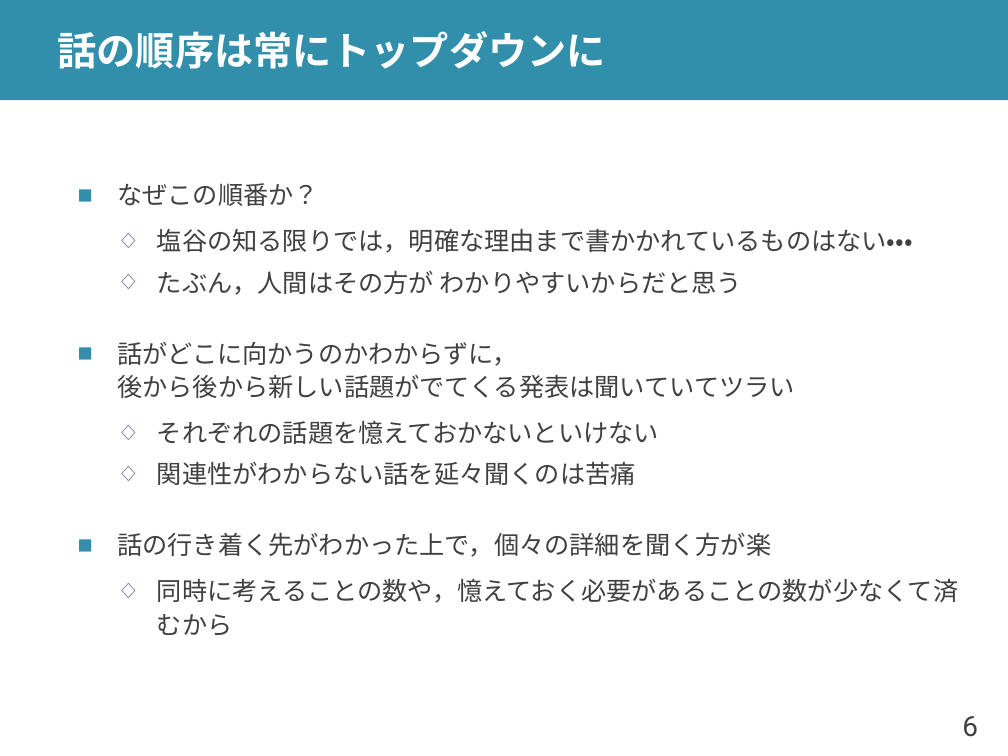
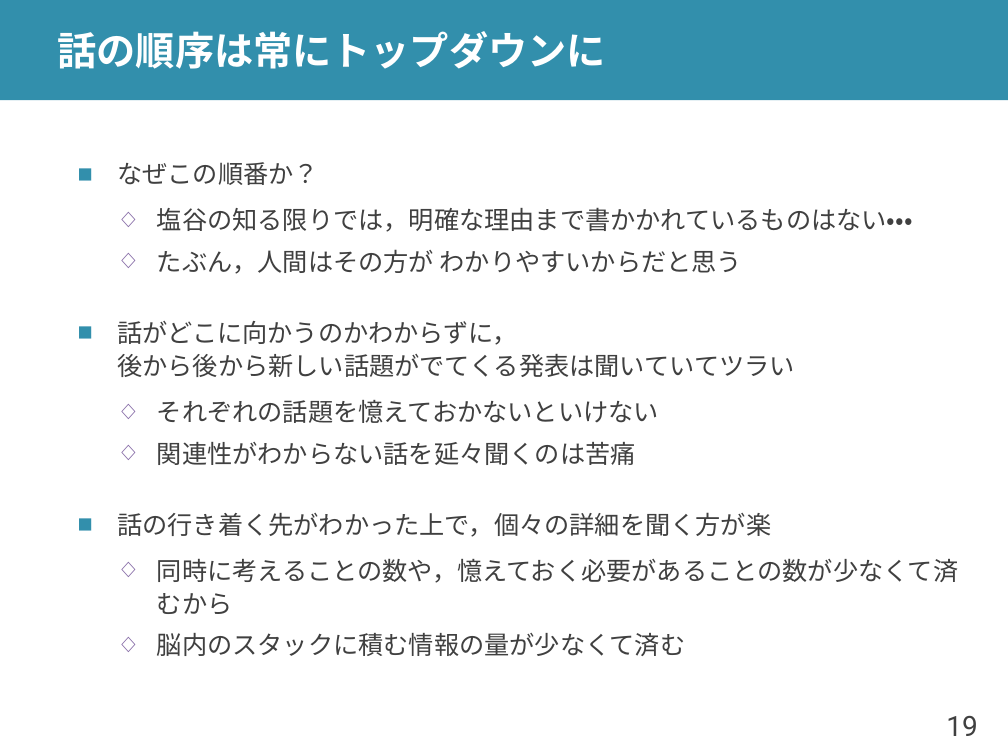
Before and after one commit to shioya-lab/how-to, a slide deck: slide 19 of slide.pptx (slide 6 before the commit). Drawn at 1008x756 pixels with LibreOffice and Linux fonts; fonts in the diff are those of the drawing. Boxes give left, top, right and bottom in pixels: in the first picture for what was removed or moved away, otherwise in the second. Text is boxed around its words. In the diff, an @@ line names an element or a change of style, - is before the commit and + after.

```diff
--- a/slide.pptx
+++ b/slide.pptx
@@ text at (157, 633, 685, 656): paragraph added @@
+  ◇ 脳内のスタックに積む情報の量が少なくて済む
@@ page number at (946, 716, 977, 736): text changed @@
-6
+19
```
Also in this commit, not shown: 12 other slides changed, 6 slides added, 1 other file.
